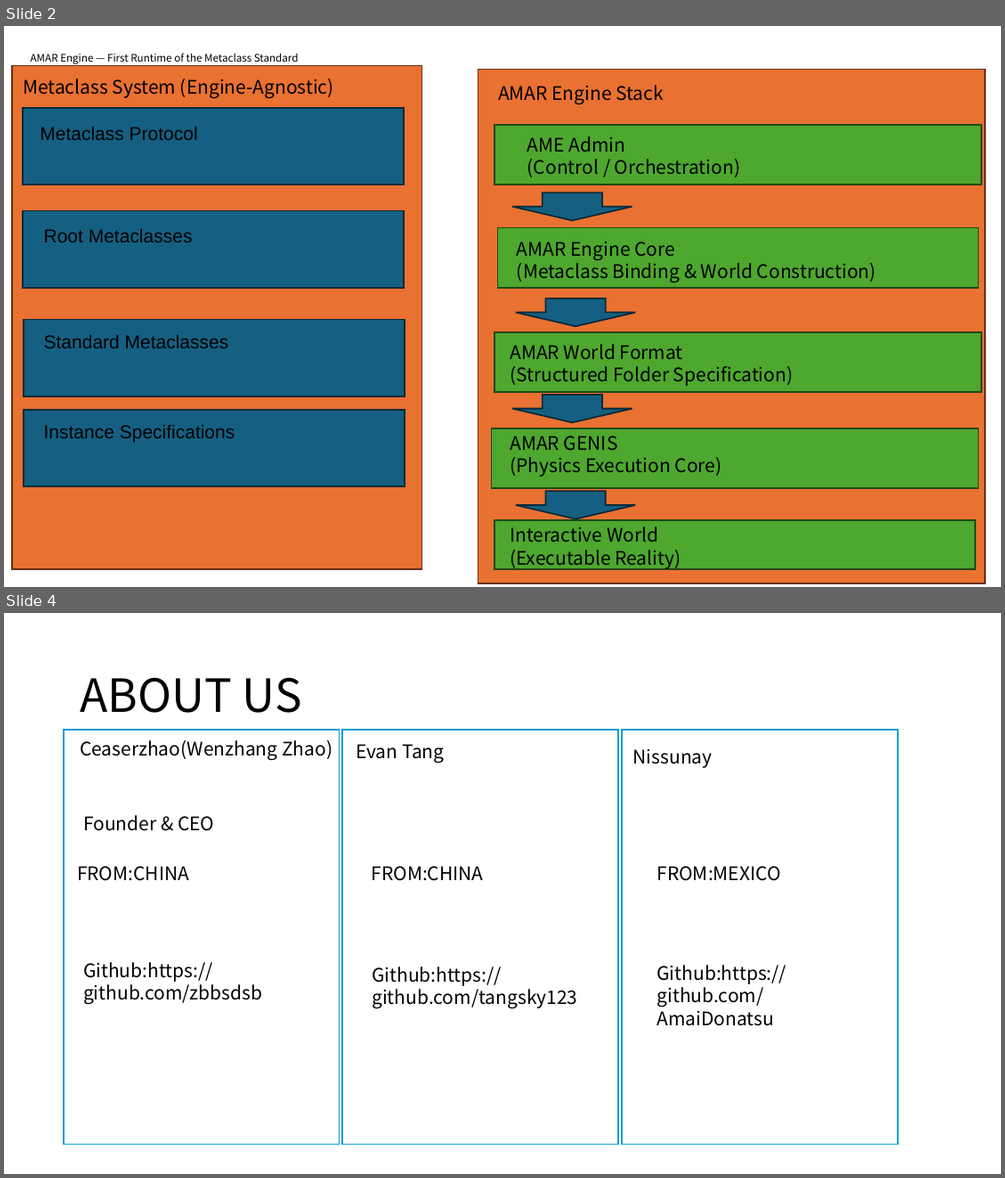
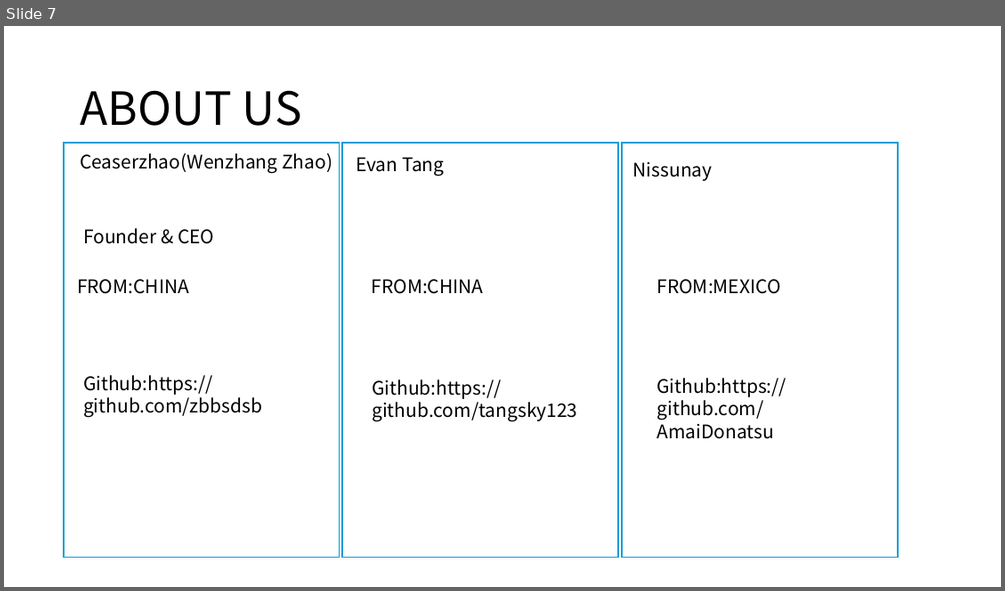
Before and after one commit to Oasis-Company/AMAR-Engine, a slide deck: docs/amar engine overview.pptx. Shown one above the other, each under a label of ours: slides 2 and 4 before the commit, slide 7 after it; the slides between them are not shown. The pictures are 1005x1178 and 1005x591 pixels, drawn with LibreOffice and Linux fonts; fonts in the diff are those of the drawing. Boxes give left, top, right and bottom in pixels: in the first picture for what was removed or moved away, otherwise in the second. Text is boxed around its words. In the diff, an @@ line names an element or a change of style, - is before the commit and + after.

```diff
--- a/docs/amar engine overview.pptx
+++ b/docs/amar engine overview.pptx
@@ slide 2 removed at <box>4,26,1001,587</box>, background #FFFFFF @@
@@ rectangle removed at <box>12,66,422,569</box> @@
@@ text removed at <box>23,79,334,98</box> @@
-Metaclass System (Engine-Agnostic)
@@ title removed at <box>31,53,299,64</box> @@
-AMAR Engine — First Runtime of the Metaclass Standard
@@ rectangle removed at <box>478,70,985,584</box> @@
@@ text removed at <box>498,85,663,104</box> @@
-AMAR Engine Stack
@@ rectangle removed at <box>23,108,404,184</box> @@
@@ text removed at <box>40,127,198,140</box> @@
-Metaclass Protocol
@@ rectangle removed at <box>494,125,981,184</box> @@
@@ text removed at <box>527,136,740,177</box> @@
-AME Admin
-(Control / Orchestration)
@@ rectangle removed at <box>23,211,404,288</box> @@
@@ down arrow removed at <box>512,192,632,220</box> @@
@@ text removed at <box>44,229,193,242</box> @@
-Root Metaclasses
@@ rectangle removed at <box>498,228,979,288</box> @@
@@ text removed at <box>517,241,876,282</box> @@
-AMAR Engine Core
-(Metaclass Binding & World Construction)
@@ rectangle removed at <box>24,319,404,396</box> @@
@@ down arrow removed at <box>516,298,635,326</box> @@
@@ text removed at <box>44,335,229,348</box> @@
-Standard Metaclasses
@@ rectangle removed at <box>494,332,981,392</box> @@
@@ text removed at <box>510,344,793,386</box> @@
-AMAR World Format
-(Structured Folder Specification)
@@ down arrow removed at <box>512,394,632,422</box> @@
@@ rectangle removed at <box>24,410,404,487</box> @@
@@ text removed at <box>44,425,235,443</box> @@
-Instance Specifications
@@ rectangle removed at <box>492,428,979,488</box> @@
@@ text removed at <box>510,435,722,476</box> @@
-AMAR GENIS
-(Physics Execution Core)
@@ down arrow removed at <box>516,491,635,519</box> @@
@@ rectangle removed at <box>494,520,975,570</box> @@
@@ text removed at <box>510,526,681,569</box> @@
-Interactive World
-(Executable Reality)
@@ what was slide 4 is now slide 7 @@
```
Also in this commit, not shown: 1 slide changed, 6 slides added, 3 other slides removed, 1 other file.
